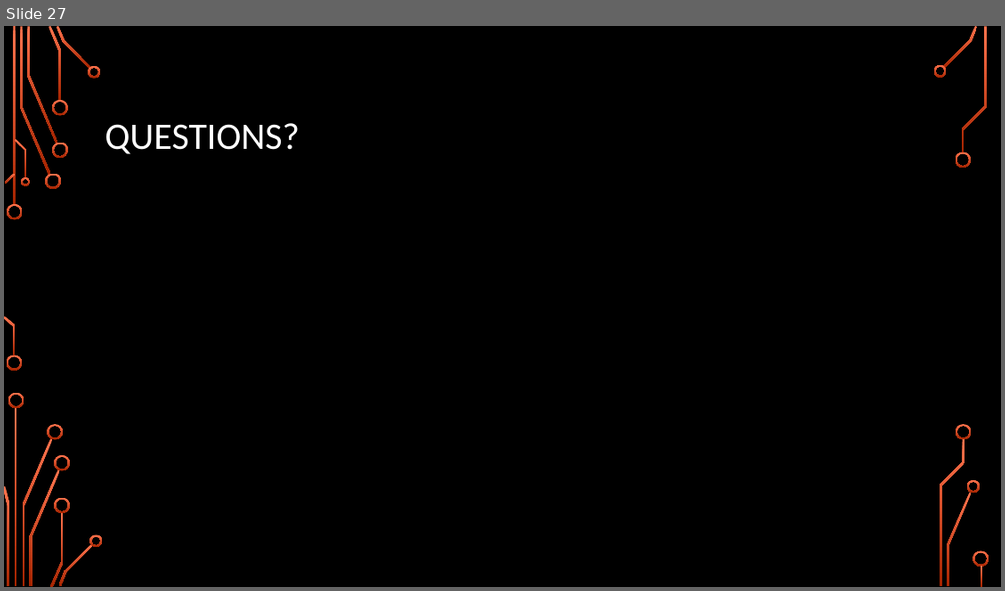
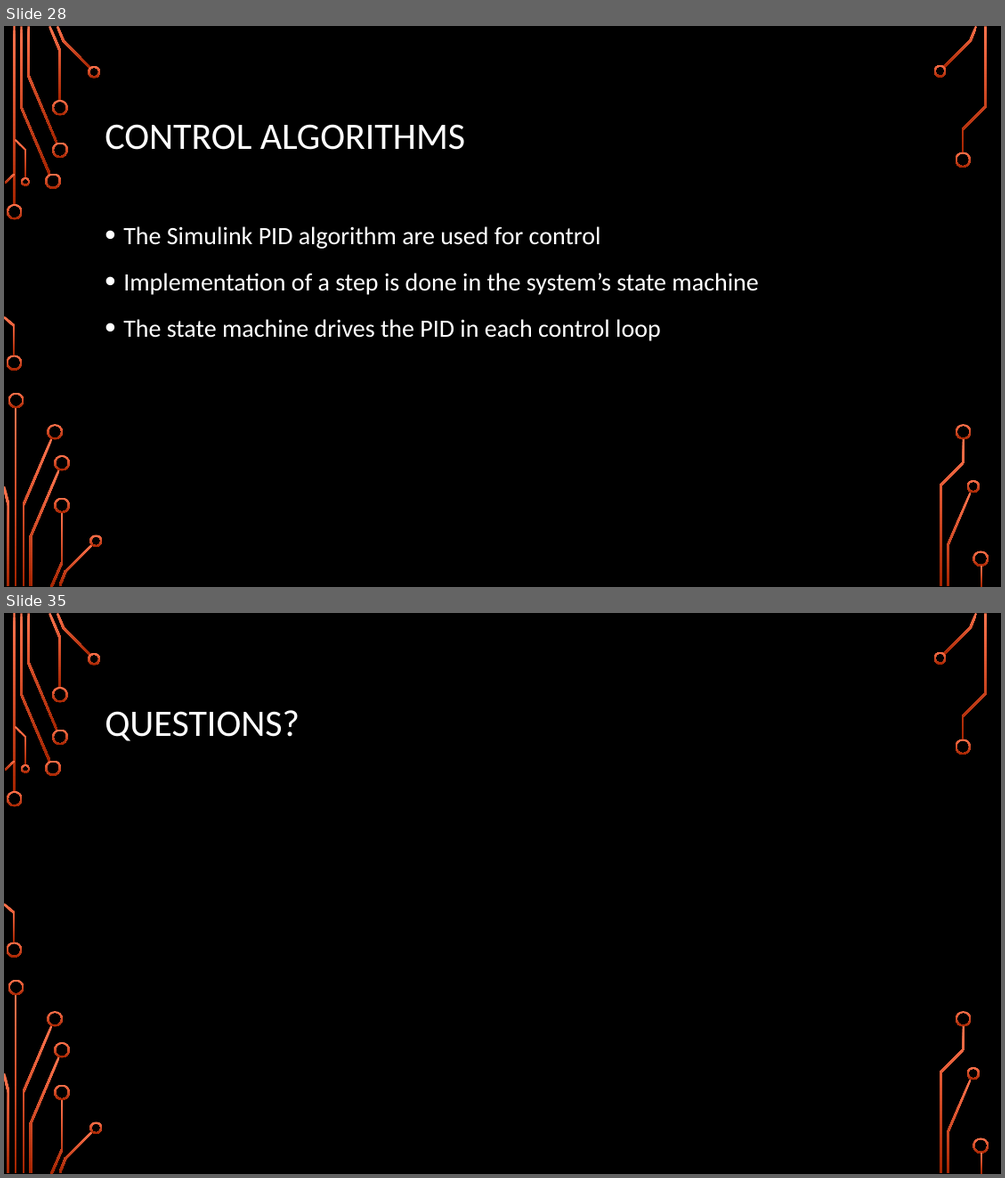
Before and after one commit to Logiant/AgileRoboticControls, a slide deck: Documentation/Presentation/Design Presentation/Design Presentation.pptx. Shown one above the other, each under a label of ours: slide 27 before the commit, slides 28 and 35 after it; the slides between them are not shown. The pictures are 1005x591 and 1005x1178 pixels, drawn with LibreOffice and Linux fonts; fonts in the diff are those of the drawing; background and template pictures are left out. Boxes give left, top, right and bottom in pixels: in the first picture for what was removed or moved away, otherwise in the second. Text is boxed around its words. In the diff, an @@ line names an element or a change of style, - is before the commit and + after.

```diff
--- a/Documentation/Presentation/Design Presentation/Design Presentation.pptx
+++ b/Documentation/Presentation/Design Presentation/Design Presentation.pptx
@@ slide 28 added at (4,26,1001,587), background picture (left out); not listed: 36 template elements that a slide beside it also shows @@
@@ title added at (105,124,465,150), 36 pt, text #FFFFFF @@
+CONTROL ALGORITHMS
@@ text added at (123,226,758,341), 24 pt, text #FFFFFF @@
+• The Simulink PID algorithm are used for control
+• Implementation of a step is done in the system’s state machine
+• The state machine drives the PID in each control loop
@@ what was slide 27 is now slide 35 @@
```
Also in this commit, not shown: 1 slide changed, 8 other slides added, 1 slide removed, 2 other files.
